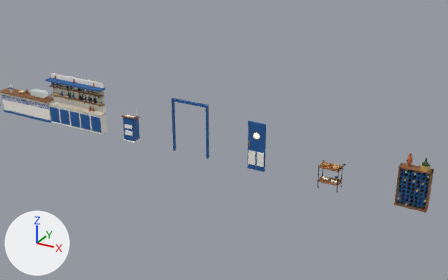
Before and after pictures for a commit that changed the glTF model assets/models/RestaurantGreek.glb.
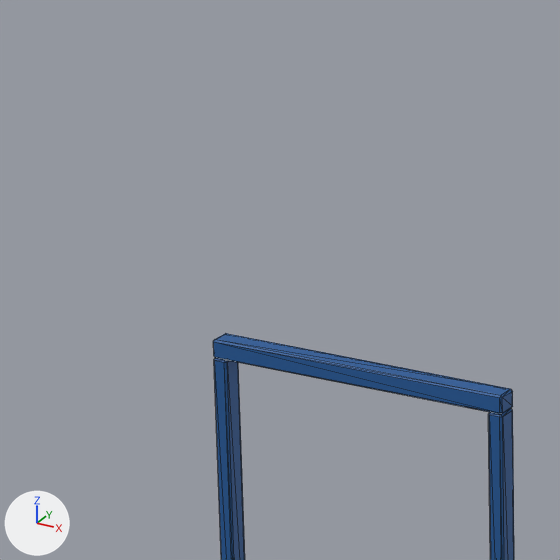
There are two pictures of each version: one from a 50 mm lens placed at (197.1, -98.7, 54.2), pointed at (142.3, 0.9, 4.4), one close up on the part from 32% to 48% of the width and 20% to 45% of the height. The axes (+X, +Y, +Z) are drawn at lower left. The lights are the same throughout. The last two pictures show the newer version. The close-ups show mesh edges as thin lines. Vertices at exactly the same position are counted once.

The first close-up shows 'KitchenDoors'.
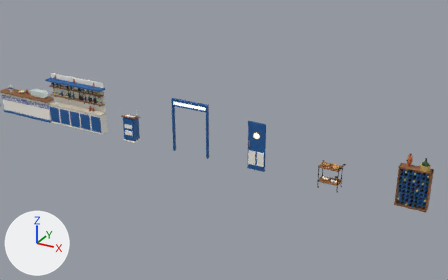
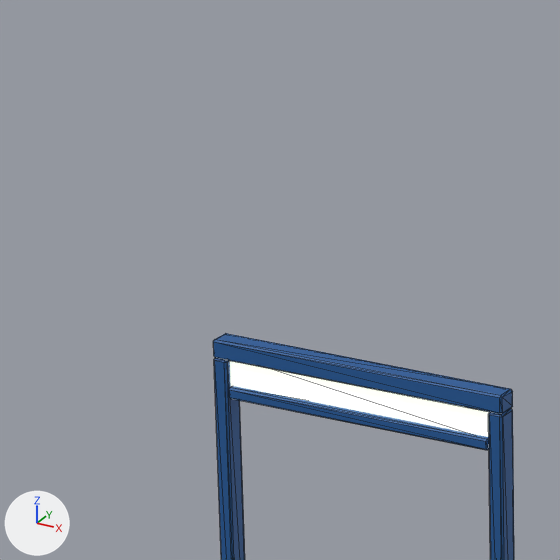
Pixel boxes [x1, y1, x2, y2] of what changed, in the close-ups (560 x 560 px):
part 1 of me_kitchendoors, added
    after: [230, 361, 490, 437]
part 2 of me_kitchendoors, added (blue)
    after: [229, 386, 489, 450]

The change, as a diff of the scene's bpy script:
```diff
--- a/assets/models/RestaurantGreek.glb.py
+++ b/assets/models/RestaurantGreek.glb.py
@@ me_kitchendoors @@
 # used by ob_kitchendoors; location = (135.0, 0.0, 0.0)
-me_kitchendoors.from_pydata(...)  # 68 vertices, 132 faces; spans x -4.2..4.2, y -0.3..0.3, z 0.0..11.5
+me_kitchendoors.from_pydata(...)  # 100 vertices, 188 faces; spans x -4.2..4.2, y -0.3..0.3, z 0.0..11.5
+# me_kitchendoors part 1: a new loose piece, a box spanning x -3.88..3.89, y -0.14..0.14, z 10.2..11.1, in mat_glowkitchen (light grey #d0d8d0, glowing white #e8f0e0)
+# me_kitchendoors part 2: a new loose piece of 24 vertices spanning x -3.79..3.8, y -0.3..0.3, z 9.98..10.29, in mat_wood (blue #1e5a9a)
 me_kitchendoors.materials.append(mat_wood)
+me_kitchendoors.materials.append(mat_glowkitchen)  # light grey #d0d8d0, glowing white #e8f0e0
```
